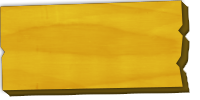
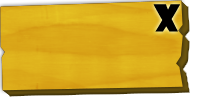
Before/after of a 200×100 layered artwork. What changed in the layer stack:
added layer "X" (1st of 2, in "Rasterized") in group "Rasterized" over [153, 4, 180, 32]
